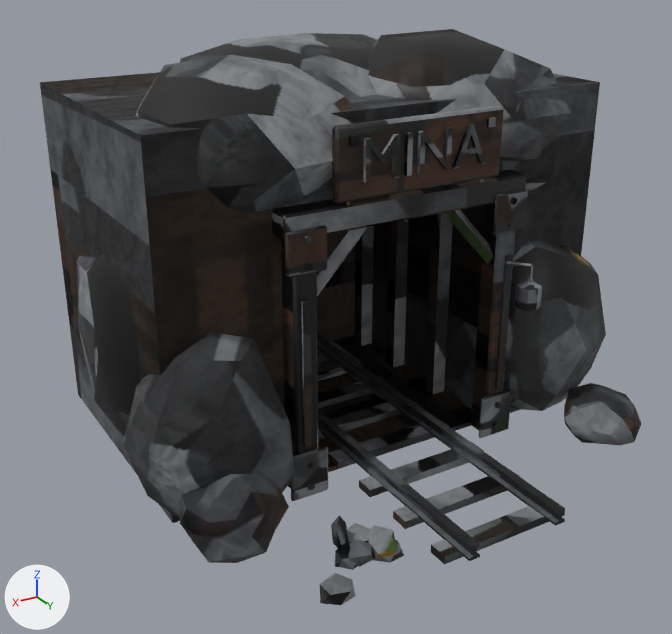
The FBX model modelos/planeta_humano/entrada_mina/entrada_mina.fbx, before and after one commit.
The view is the same before and after, from a 50 mm camera at (5.93, 9.08, 6.3) aimed at (0.38, -0.17, 1.68). Arrows for +X, +Y and +Z are at lower left; the lights stay in place. The older version comes first.

The scene before the commit, as lines of its bpy script (objects in view):
```python
me_entrada_mina = bpy.data.meshes.new('entrada_mina')
me_entrada_mina.from_pydata(...)  # 1241 vertices, 1678 faces; spans x -3.34..3.4, y -3.0..3.0, z 0.0..5.02
me_entrada_mina.materials.append(mat_entrada_mina_mat)
me_entrada_mina_mineral_neon = bpy.data.meshes.new('entrada_mina_mineral_neon')
me_entrada_mina_mineral_neon.from_pydata(...)  # 12 vertices, 20 faces; spans x 1.621..1.784, y 2.013..2.185, z 0.097..0.545
me_entrada_mina_mineral_neon.materials.append(mat_entrada_mina_mat_neon)
ob_entrada_mina = bpy.data.objects.new('entrada_mina', me_entrada_mina)
ob_entrada_mina.location = (0.0, 0.0, 0.0)
ob_entrada_mina_mineral_neon = bpy.data.objects.new('entrada_mina_mineral_neon', me_entrada_mina_mineral_neon)
ob_entrada_mina_mineral_neon.location = (0.0, 0.0, 0.0)
```
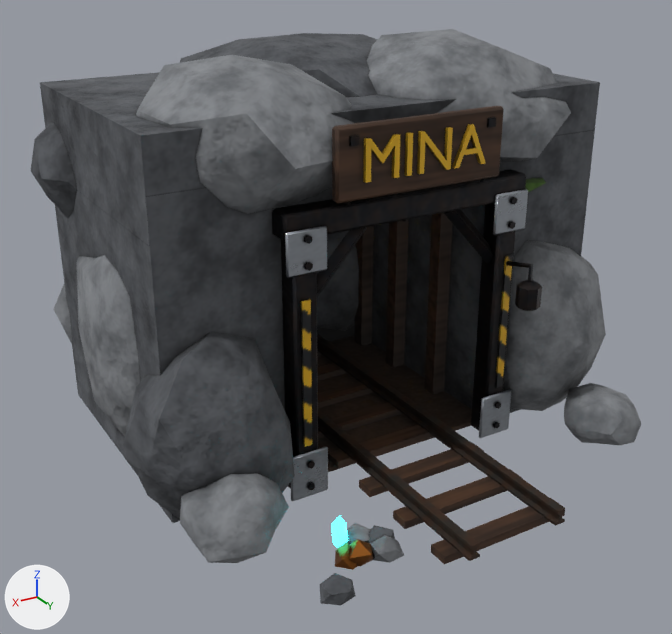
Where the change shows, as pixel boxes (x1, y1, x2, y2) in the pictures (672 x 634 px; the box of a moved part takes in the faces that stretch with it):
'entrada_mina', reshaped: before (40, 29, 641, 605); after (31, 29, 641, 606)
part 1 of me_entrada_mina, added: after (495, 254, 513, 388)
part 2 of me_entrada_mina, added: after (54, 284, 73, 346)
part 3 of me_entrada_mina, added: after (317, 230, 359, 331)
part 4 of me_entrada_mina, added: after (31, 122, 77, 218)
part 5 of me_entrada_mina, deleted: before (495, 254, 513, 388)
part 6 of me_entrada_mina, moved or reshaped: (285, 226, 328, 501) in both
part 7 of me_entrada_mina, surface changed: (40, 29, 641, 605) in both
part 8 of me_entrada_mina_mineral_neon, surface changed (grey to cyan): (331, 515, 348, 548) in both

The edits, one by one:
me_entrada_mina_mineral_neon is used by ob_entrada_mina_mineral_neon; location (0.0, 0.0, 0.0).
me_entrada_mina_mineral_neon had 12 vertices, 20 faces and spanned x 1.621..1.784, y 2.013..2.185, z 0.097..0.545.
me_entrada_mina_mineral_neon now has 12 vertices, 20 faces and spans x 1.62..1.784, y 2.013..2.185, z 0.097..0.545.
me_entrada_mina_mineral_neon part 8: texture (UV) coordinates of 20 of 20 faces, centred in x 1.624..1.778, y 2.026..2.171, z 0.175..0.465, changed; they spanned u 0.12..0.17, v 0.94..0.96 and now span u 0.93..0.95, v 0.39..0.43.
me_entrada_mina is used by ob_entrada_mina; location (0.0, 0.0, 0.0).
me_entrada_mina had 1241 vertices, 1678 faces and spanned x -3.34..3.4, y -3.0..3.0, z 0.0..5.02.
me_entrada_mina now has 1501 vertices, 2164 faces and spans x -3.34..3.39, y -3.74..3.0, z 0.0..5.02.
me_entrada_mina part 1: a new loose piece, a box spanning x -1.469..-1.369, y 0.915..0.945, z 0.701..2.501, in mat_entrada_mina_mat.
me_entrada_mina part 2: a new loose piece of 42 vertices spanning x 0.52..3.15, y -3.74..-2.11, z 0.0..2.68, in mat_entrada_mina_mat.
me_entrada_mina part 3: a new loose piece of 42 vertices spanning x -2.88..-0.16, y -3.65..-2.24, z 0.0..2.06, in mat_entrada_mina_mat.
me_entrada_mina part 4: a new loose piece of 42 vertices spanning x 2.07..3.34, y -2.97..-1.81, z 2.59..4.24, in mat_entrada_mina_mat.
me_entrada_mina part 5: the loose piece of 8 vertices spanning x -1.47..-1.37, y 0.92..0.95, z 0.7..2.5 is deleted.
me_entrada_mina part 6: 16 vertices moved within x 1.15..1.65, y 0.92, z 0.0..3.3; 16 vertices removed from x 1.15..1.65, y 0.93, z 0.0..3.3; 16 vertices added at x 1.15..1.65, y 0.91, z 0.0..3.3.
me_entrada_mina part 7: 1602 kept faces spanning x -3.34..3.39, y -3.0..3.0, z 0.0..5.02 get new texture (UV) coordinates.
Other edits to the shape of me_entrada_mina do not show in these pictures.
